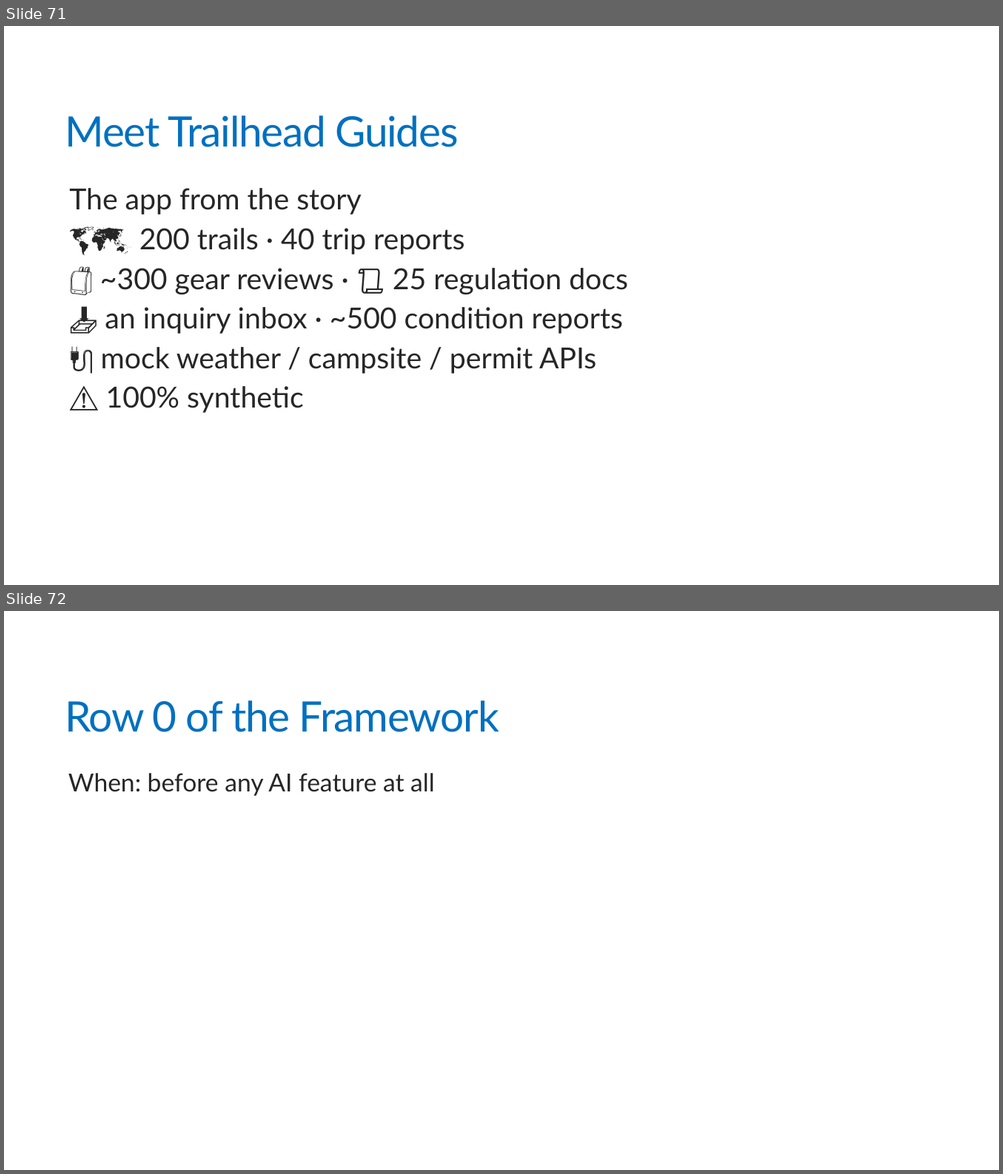
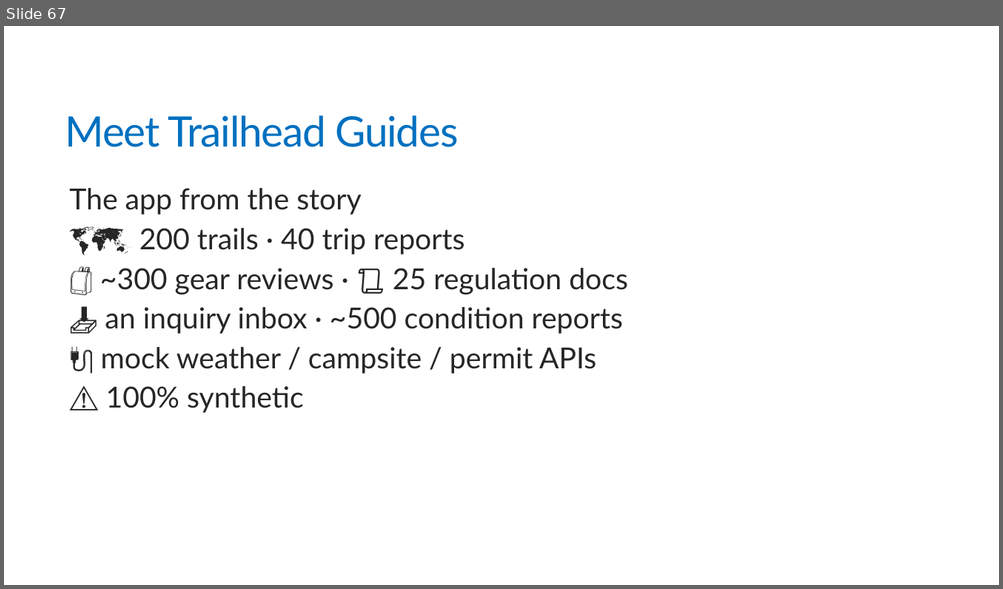
Before and after one commit to trailheadtechnology/10-ai-features-workshop, a slide deck: docs/slides/pptx/M0-opening.pptx. Shown one above the other, each under a label of ours: slides 71 and 72 before the commit, slide 67 after it. The pictures are 1003x1174 and 1003x589 pixels, drawn with LibreOffice and Linux fonts; fonts in the diff are those of the drawing. Boxes give left, top, right and bottom in pixels: in the first picture for what was removed or moved away, otherwise in the second. Text is boxed around its words. In the diff, an @@ line names an element or a change of style, - is before the commit and + after.

```diff
--- a/docs/slides/pptx/M0-opening.pptx
+++ b/docs/slides/pptx/M0-opening.pptx
@@ slide 72 removed at box(4, 611, 999, 1170), background #FFFFFF @@
@@ title removed at box(65, 701, 499, 732) @@
-Row 0 of the Framework
@@ text removed at box(68, 773, 435, 796) @@
-  When: before any AI feature at all
@@ what was slide 71 is now slide 67 @@
```
Also in this commit, not shown: 12 slides changed, 2 slides added, 8 other slides removed, 59 other files.
